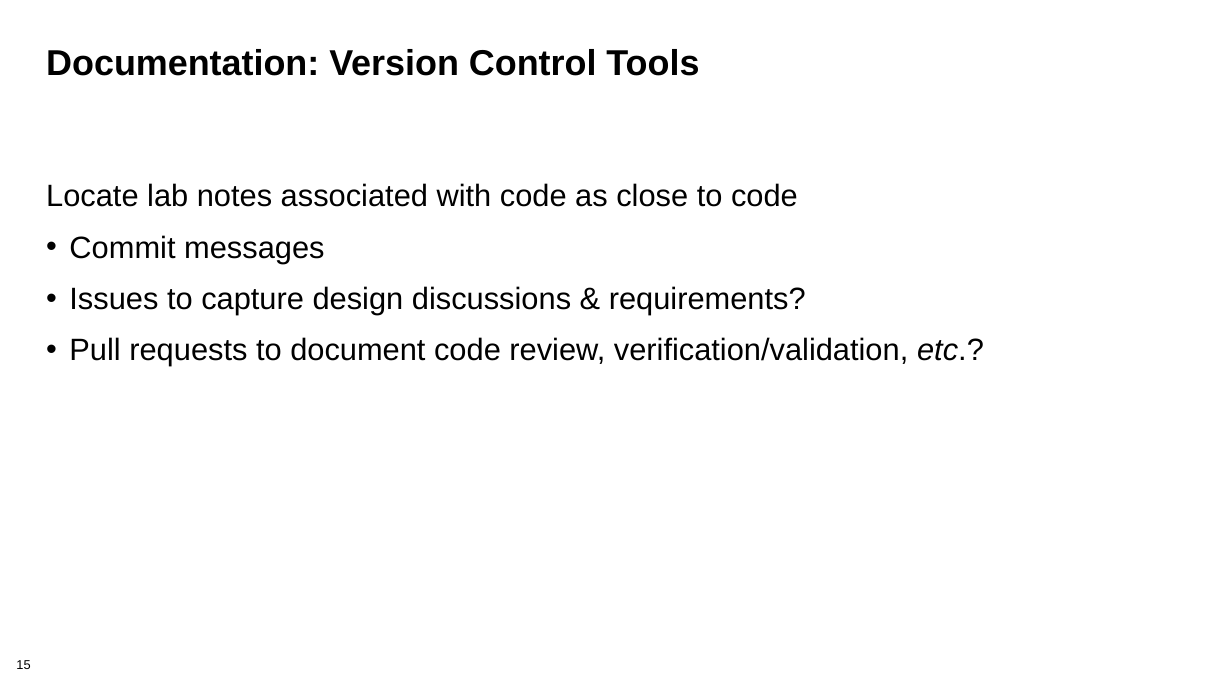
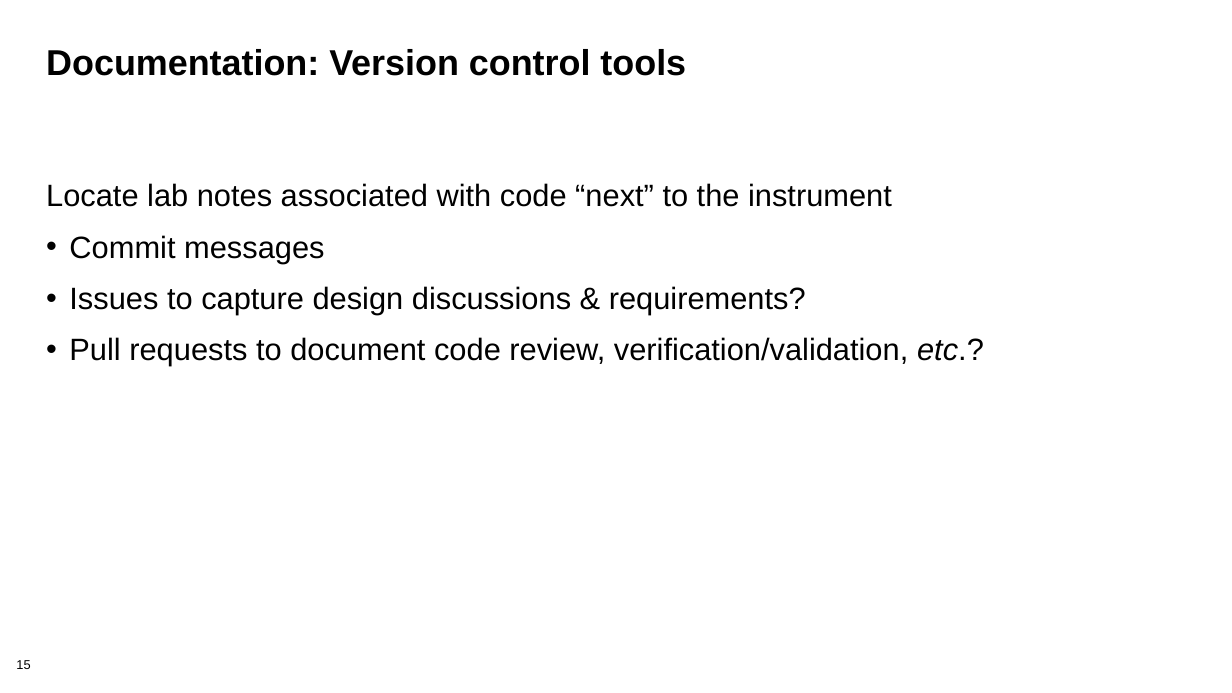
Before and after one commit to bssw-tutorial/presentations, a slide deck: slide 15 of computational-expts.pptx. Drawn at 1232x693 pixels with LibreOffice and Linux fonts; fonts in the diff are those of the drawing; background and template pictures are left out. Boxes give left, top, right and bottom in pixels: in the first picture for what was removed or moved away, otherwise in the second. Text is boxed around its words. In the diff, an @@ line names an element or a change of style, - is before the commit and + after.

```diff
--- a/computational-expts.pptx
+++ b/computational-expts.pptx
@@ title at (46, 49, 686, 76): text changed @@
-Documentation: Version Control Tools
+Documentation: Version control tools
@@ text at (46, 183, 892, 207): text changed @@
-Locate lab notes associated with code as close to code
+Locate lab notes associated with code “next” to the instrument
```
Also in this commit, not shown: 10 other slides changed.
